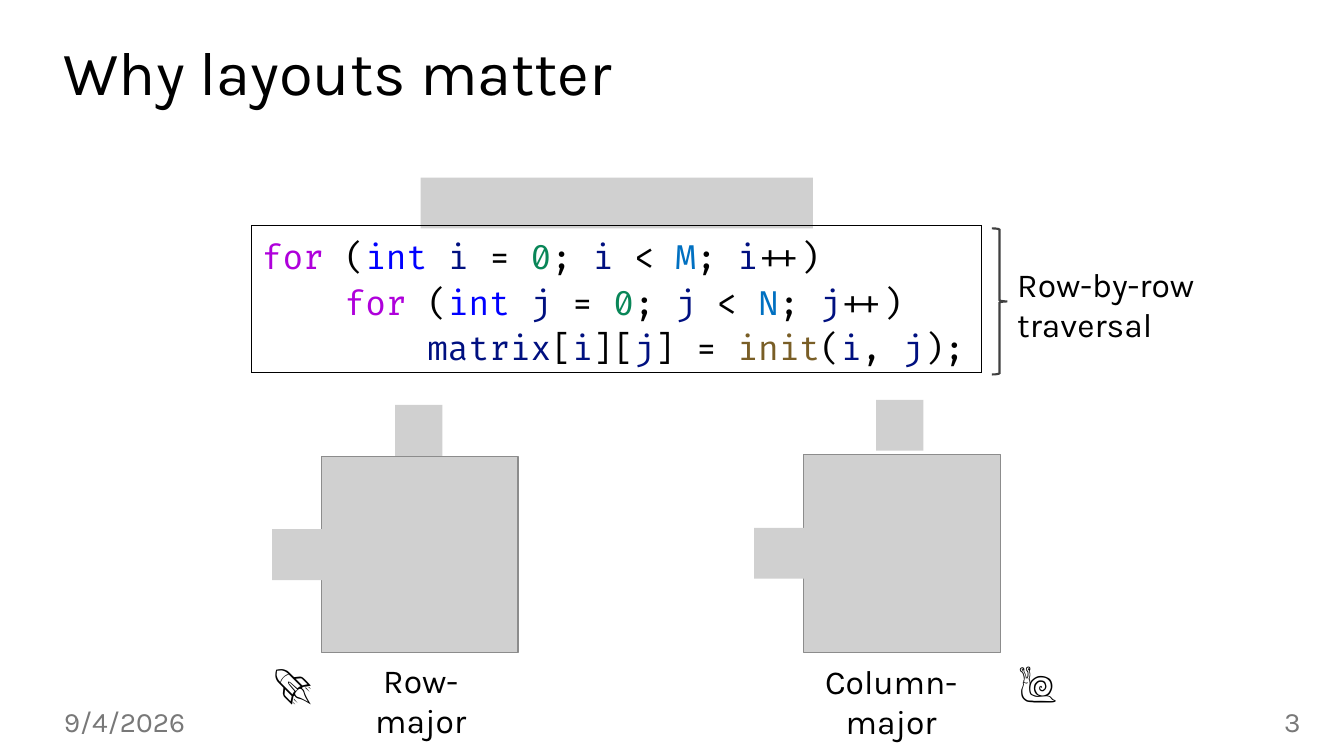
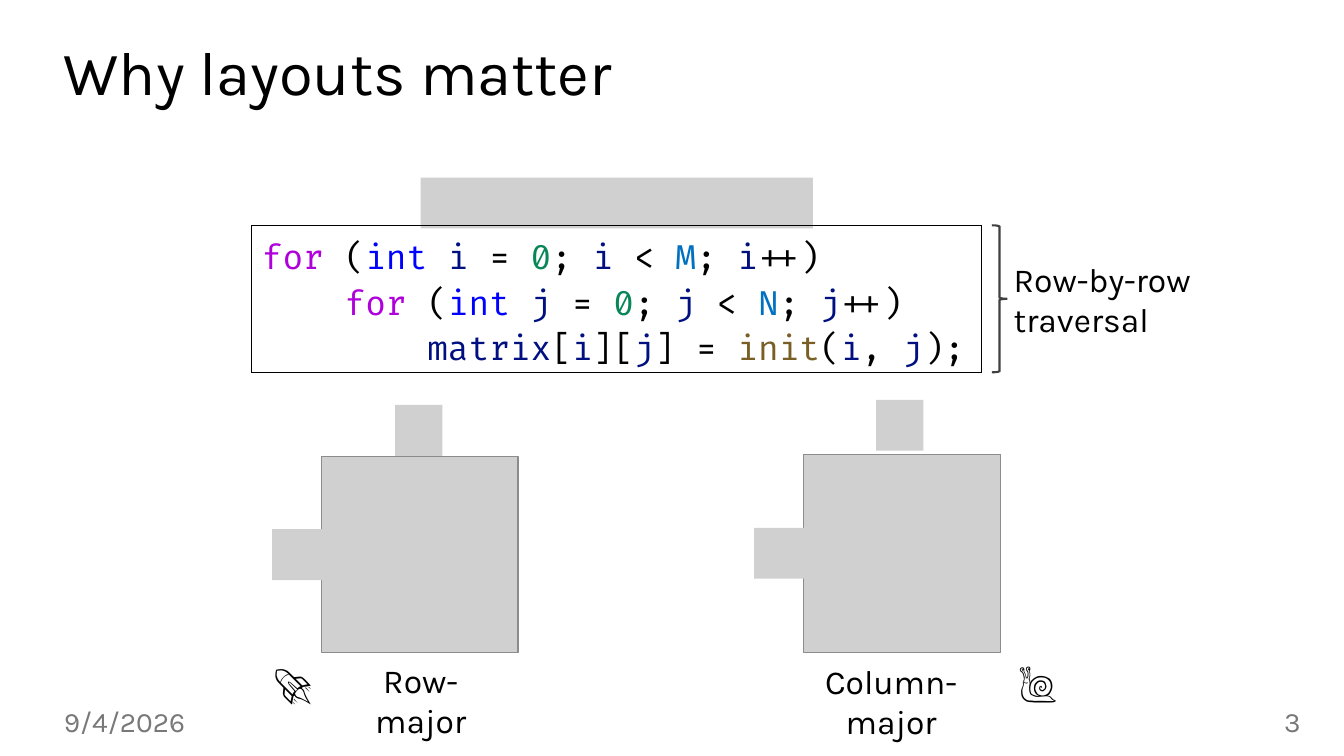
Before and after one commit to jiriklepl/phd-thesis, a slide deck: slide 3 of slides/Optimizing Memory Layouts and Traversal Orders in High-Performance Computing.pptx. Drawn at 1344x756 pixels with LibreOffice and Linux fonts; fonts in the diff are those of the drawing; grey boxes stand for pictures; background and template pictures are left out. Boxes give left, top, right and bottom in pixels: in the first picture for what was removed or moved away, otherwise in the second. Text is boxed around its words. In the diff, an @@ line names an element or a change of style, - is before the commit and + after.

Commit message:
new motivation; no img, no text

```diff
--- a/slides/Optimizing Memory Layouts and Traversal Orders in High-Performance Computing.pptx
+++ b/slides/Optimizing Memory Layouts and Traversal Orders in High-Performance Computing.pptx
@@ text "Row-by-row traversal": place and size @@
-text "Row-by-row traversal" at bbox=[1017, 274, 1194, 338]
+text "Row-by-row traversal" at bbox=[1014, 269, 1191, 333]
```
Also in this commit, not shown: 9 other slides changed.
